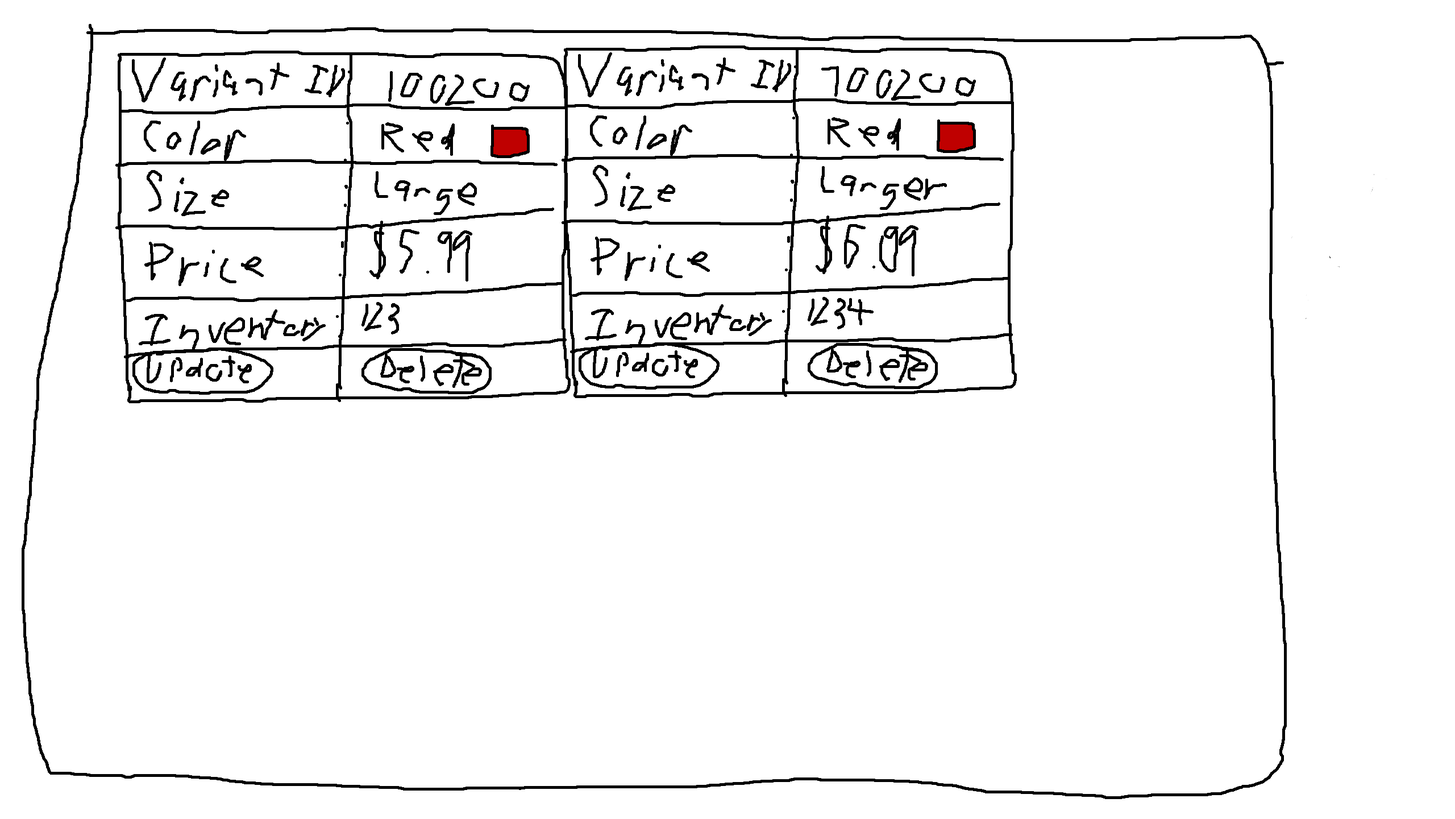
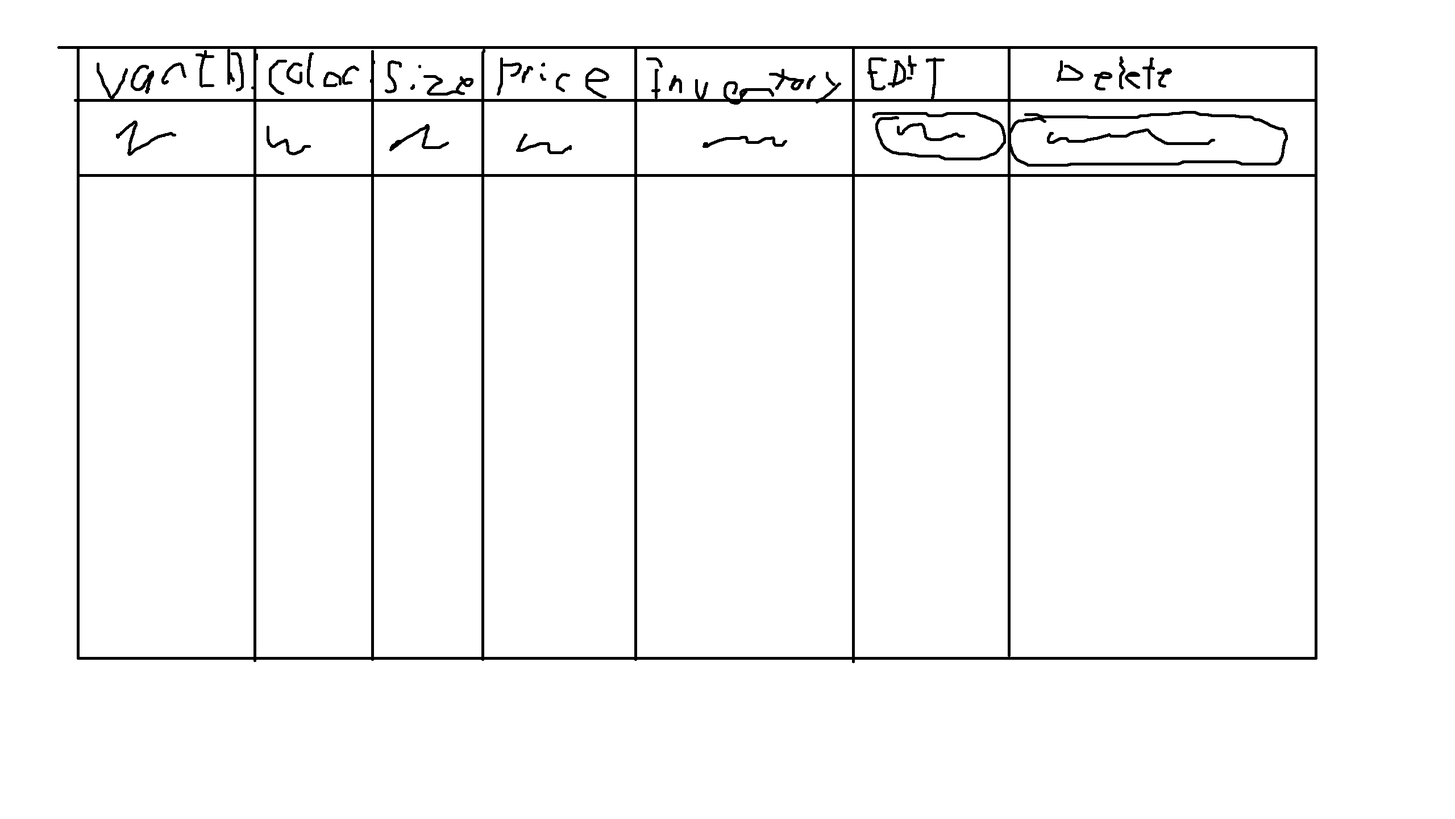
Layers edited between the first and the second 1455 x 819 image:
added layer "Variants edit/delete 2" above "Variants Edit/Delete" over 21, 23, 1388, 799
